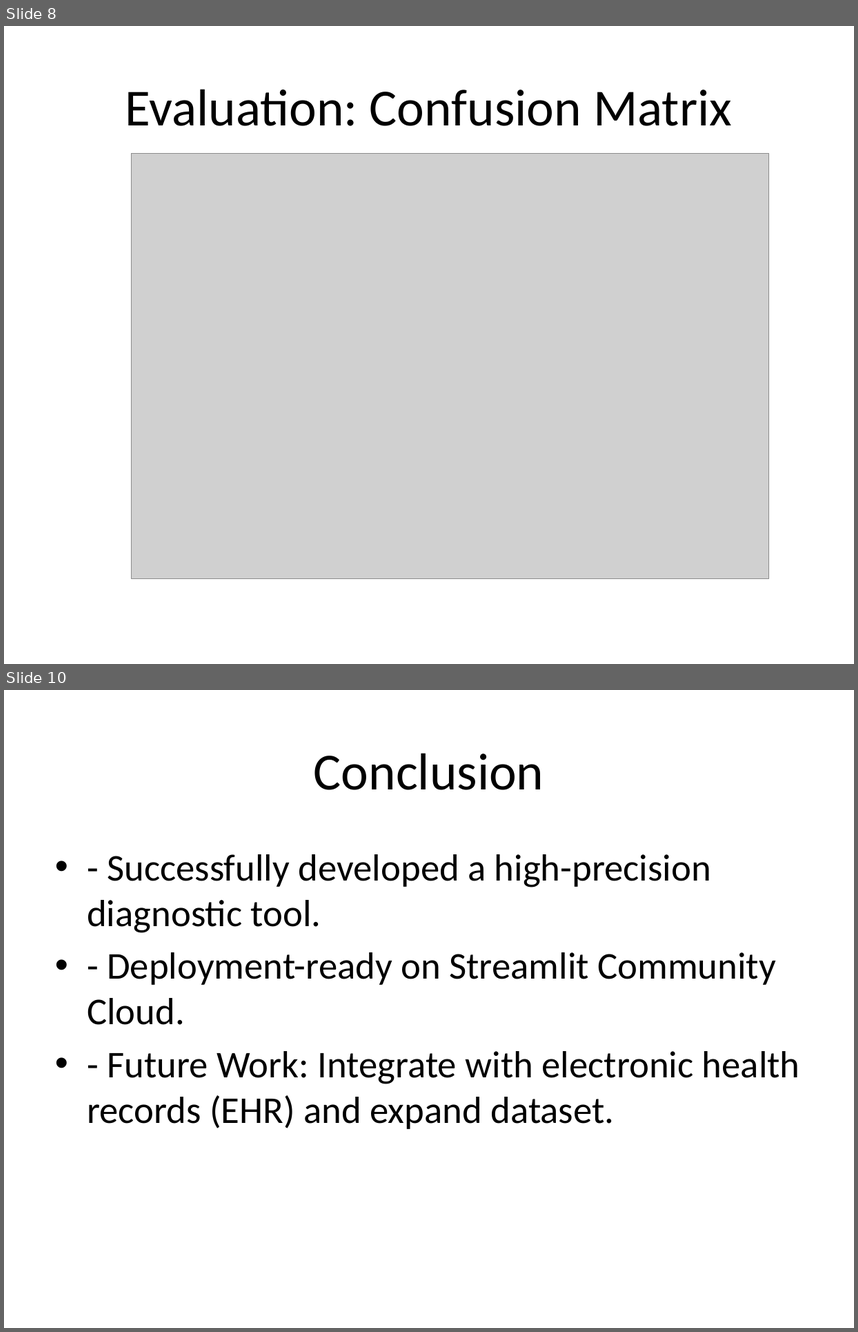
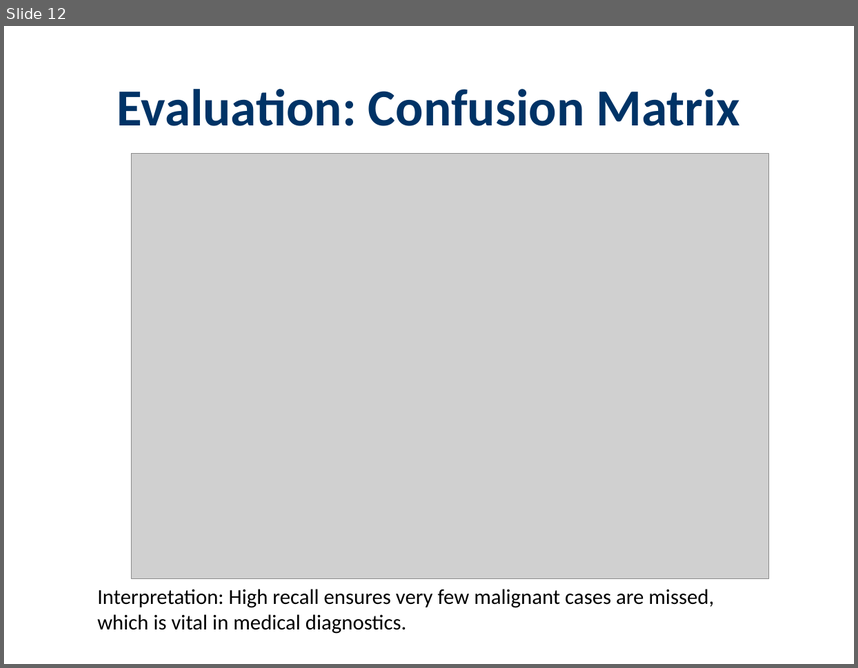
Before and after one commit to azharhussaincs/Breast-Cancer, a slide deck: presentation.pptx. Shown one above the other, each under a label of ours: slides 8 and 10 before the commit, slide 12 after it; the slides between them are not shown. The pictures are 858x1332 and 858x668 pixels, drawn with LibreOffice and Linux fonts; fonts in the diff are those of the drawing; grey boxes stand for pictures. Boxes give left, top, right and bottom in pixels: in the first picture for what was removed or moved away, otherwise in the second. Text is boxed around its words. In the diff, an @@ line names an element or a change of style, - is before the commit and + after.

```diff
--- a/presentation.pptx
+++ b/presentation.pptx
@@ slide 10 removed at (x1=4, y1=690, x2=854, y2=1328), background #FFFFFF @@
@@ title removed at (x1=314, y1=753, x2=544, y2=790) @@
-Conclusion
@@ text removed at (x1=87, y1=854, x2=800, y2=1129) @@
-• - Successfully developed a high-precision diagnostic tool.
-• - Deployment-ready on Streamlit Community Cloud.
-• - Future Work: Integrate with electronic health records (EHR) and expand dataset.
@@ what was slide 8 is now slide 12 @@
@@ slide 12 changed as well @@
@@ title "Evaluation: Confusion Matrix" at (x1=117, y1=89, x2=740, y2=126): text colour #000000 to #003366, bold on @@
@@ text added at (x1=97, y1=588, x2=714, y2=633), 18 pt, text #000000 @@
+Interpretation: High recall ensures very few malignant cases are missed, which is vital in medical diagnostics.
```
Also in this commit, not shown: 7 other slides changed, 6 slides added, 1 other slide removed, 1 other file.
